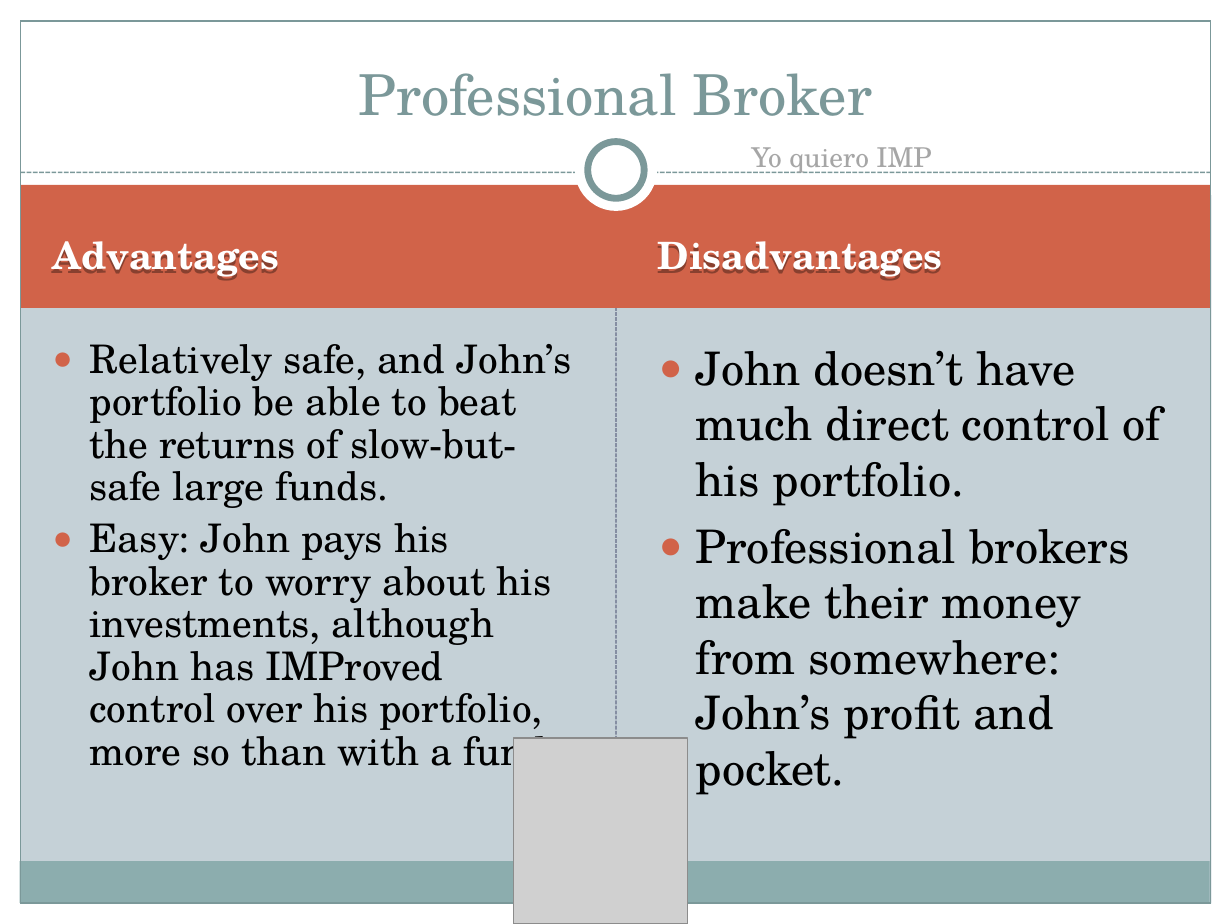
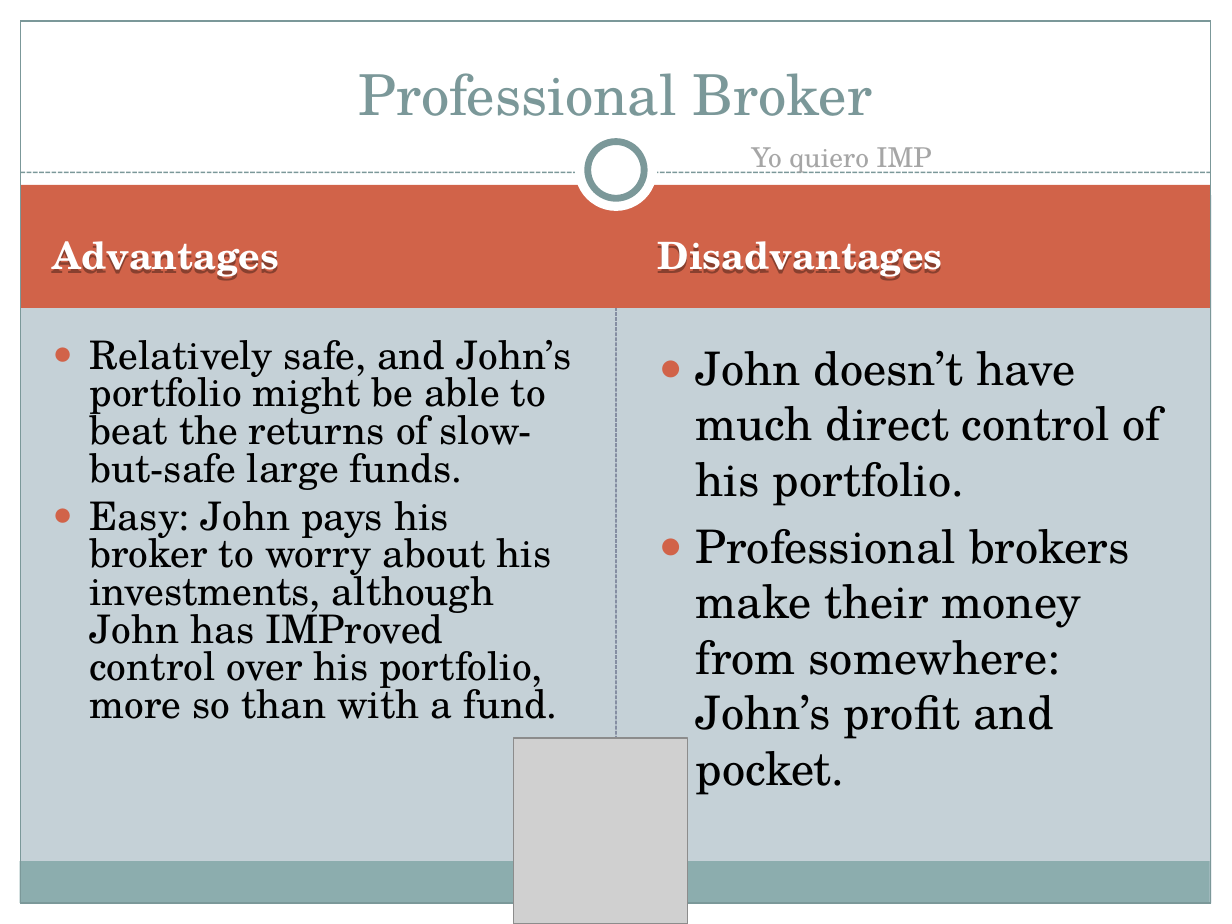
Before and after one commit to ChrisBye/rpi-imp, a slide deck: slide 4 of final presentation/justification and vision.ppt. Drawn at 1232x924 pixels with LibreOffice and Linux fonts; fonts in the diff are those of the drawing; grey boxes stand for pictures. Boxes give left, top, right and bottom in pixels: in the first picture for what was removed or moved away, otherwise in the second. Text is boxed around its words. In the diff, an @@ line names an element or a change of style, - is before the commit and + after.

Commit message:
fixed an error

```diff
--- a/final presentation/justification and vision.ppt
+++ b/final presentation/justification and vision.ppt
@@ text at box(89, 340, 572, 490): text changed @@
-● Relatively safe, and John’s portfolio be able to beat the returns of slow-but-safe large funds.
+● Relatively safe, and John’s portfolio might be able to beat the returns of slow-but-safe large funds.
@@ text at box(89, 501, 558, 719): line spacing 0.9 to 0.8 @@
```
